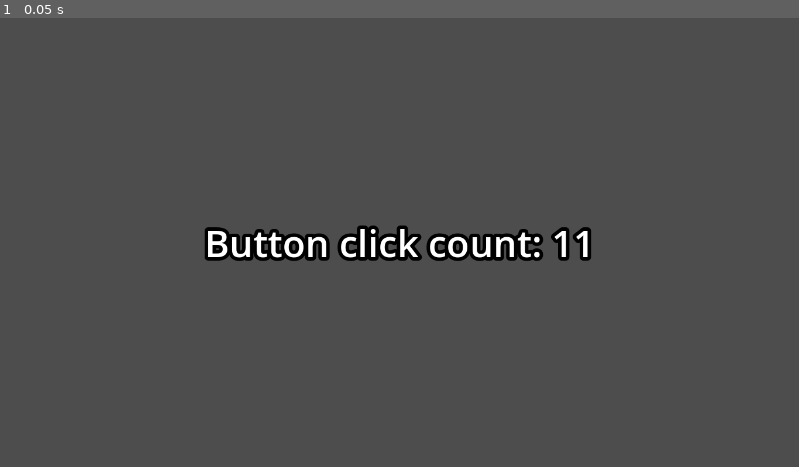
Above: before the commit, frame 1.
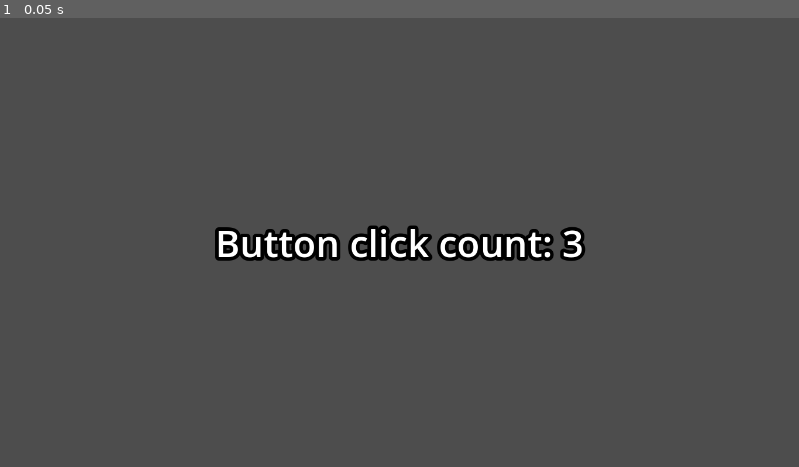
Above: after the commit, the same moment.

Repository: domske/godot-addon-simple-tool-button
Game: Godot game, scene res://main.tscn
Same seed, same stepped clock (60 frames per second), same inputs: the game is played once before the commit and once after it.
Inputs:
- Up to frame 1 (0.05 s): no input

The runs differ from the first frame. In frame 1, 2.1% of the frame differs, in the area x 25-74%, y 46-55%.

Commit message:
Align and update buttons

Diff:
--- /dev/null
+++ b/icons/x-contract.svg
@@ -0,0 +1,5 @@
+<?xml version="1.0" encoding="UTF-8" standalone="no"?>
+<!DOCTYPE svg PUBLIC "-//W3C//DTD SVG 1.1//EN" "http://www.w3.org/Graphics/SVG/1.1/DTD/svg11.dtd">
+<svg width="48px" height="48px" viewBox="0 0 512 512" version="1.1" xmlns="http://www.w3.org/2000/svg" xmlns:xlink="http://www.w3.org/1999/xlink" xml:space="preserve" style="fill-rule:evenodd;clip-rule:evenodd;stroke-linecap:round;stroke-linejoin:round;">
+    <path d="M381.351,323.497L313.854,256L381.351,188.503M326.166,256.018L468.132,256M130.649,188.503L198.146,256L130.649,323.497M185.834,255.982L43.868,256" style="fill:none;fill-rule:nonzero;stroke:#fff;stroke-width:27.27px;"/>
+</svg>
--- /dev/null
+++ b/icons/x-expand.svg
@@ -0,0 +1,5 @@
+<?xml version="1.0" encoding="UTF-8" standalone="no"?>
+<!DOCTYPE svg PUBLIC "-//W3C//DTD SVG 1.1//EN" "http://www.w3.org/Graphics/SVG/1.1/DTD/svg11.dtd">
+<svg width="48px" height="48px" viewBox="0 0 512 512" version="1.1" xmlns="http://www.w3.org/2000/svg" xmlns:xlink="http://www.w3.org/1999/xlink" xml:space="preserve" style="fill-rule:evenodd;clip-rule:evenodd;stroke-linecap:round;stroke-linejoin:round;">
+    <path d="M400.635,188.503L468.132,256L400.635,323.497M455.82,255.982L313.854,256M111.365,323.497L43.868,256L111.365,188.503M56.18,256.018L198.146,256" style="fill:none;fill-rule:nonzero;stroke:#fff;stroke-width:27.27px;"/>
+</svg>
--- a/main.tscn
+++ b/main.tscn
@@ -6,7 +6,7 @@
 
 [node name="MyTool" type="Label3D" parent="."]
 pixel_size = 0.001
-text = "Button click count: 11"
+text = "Button click count: 3"
 font_size = 64
 outline_size = 24
 script = ExtResource("1_rcosi")
@@ -26,6 +26,7 @@
 "icon": "Button"
 }]
 btn_mutiple_buttons = [{
+"align": "end",
 "click": Callable(),
 "color": "success",
 "icon": "Play",
@@ -36,6 +37,24 @@
 "icon": "Stop",
 "text": "Stop"
 }]
+btn_align = {
+"align": "begin",
+"click": Callable(),
+"icon": "HBoxContainer",
+"text": "Align begin"
+}
+btn_fill = [{
+"click": Callable(),
+"fill": false,
+"icon": "res://icons/x-expand.svg",
+"text": "Expand"
+}, {
+"text": "Another"
+}]
+btn_count = {
+"click": Callable(),
+"text": "Count: 3"
+}
 btn_compat = {
 "click": Callable(),
 "icon": "Callable"
--- a/my_tool.gd
+++ b/my_tool.gd
@@ -2,6 +2,7 @@
 extends Label3D
 
 var click_count := 0
+var playing = false;
 
 @export_range(0.0, 100.0) var value := 42.0
 @export var check_me := false
@@ -47,23 +48,67 @@
 @export var btn_mutiple_buttons: Array:
   get: return [
     {
-      "text": "Play",
-      "icon": "Play",
-      "color": "success",
-      "click": func(): update(),
+      "align": "end",
+      "text": "Pause" if playing else "Play",
+      "icon": "Pause" if playing else "Play",
+      "color": "warning" if playing else "success",
+      "click": func():
+        playing = !playing
+        return true,
     },
     {
       "text": "Stop",
       "icon": "Stop",
       "color": "danger",
-      "click": func(): update(),
+      "click": func():
+        playing = false
+        return true,
     }
   ]
+
+
+var align = "begin"
+@export var btn_align: Dictionary:
+  get: return {
+    "icon": "HBoxContainer",
+    "text": "Align " + align,
+    "align": align,
+    "click": func():
+      if align == "end": align = "begin"
+      elif align == "center": align = "end"
+      elif align == "begin": align = "center"
+      return true
+  }
+
+var fill = false
+@export var btn_fill: Array:
+  get: return [
+    {
+      "icon": "res://icons/x-contract.svg" if fill else "res://icons/x-expand.svg",
+      "text": "Contract" if fill else "Expand",
+      "fill": fill,
+      "click": func():
+        fill = !fill
+        return true,
+    },
+    {
+      "text": "Another",
+    }
+  ]
+
+
+@export var btn_count: Dictionary:
+  get: return {
+    "text": "Count: " + str(click_count),
+    "click": func():
+      update()
+      return { "text": "Count: " + str(click_count) }
+  }
 
 @export var btn_compat: Dictionary:
   get: return {
     "icon": "Callable",
-    "click": func(): update(),
+    "click": func(): prints("Button clicked!", randi())
   }
 
 func update():
Binary file added: .assets/dynamic-and-align.gif
Not shown, changed: addons/simple_tool_button/inspector.gd
Not shown, changed: addons/simple_tool_button/plugin.cfg
Not shown, added: icons/x-contract.svg.import
Not shown, added: icons/x-expand.svg.import
Not shown, changed: README.md
